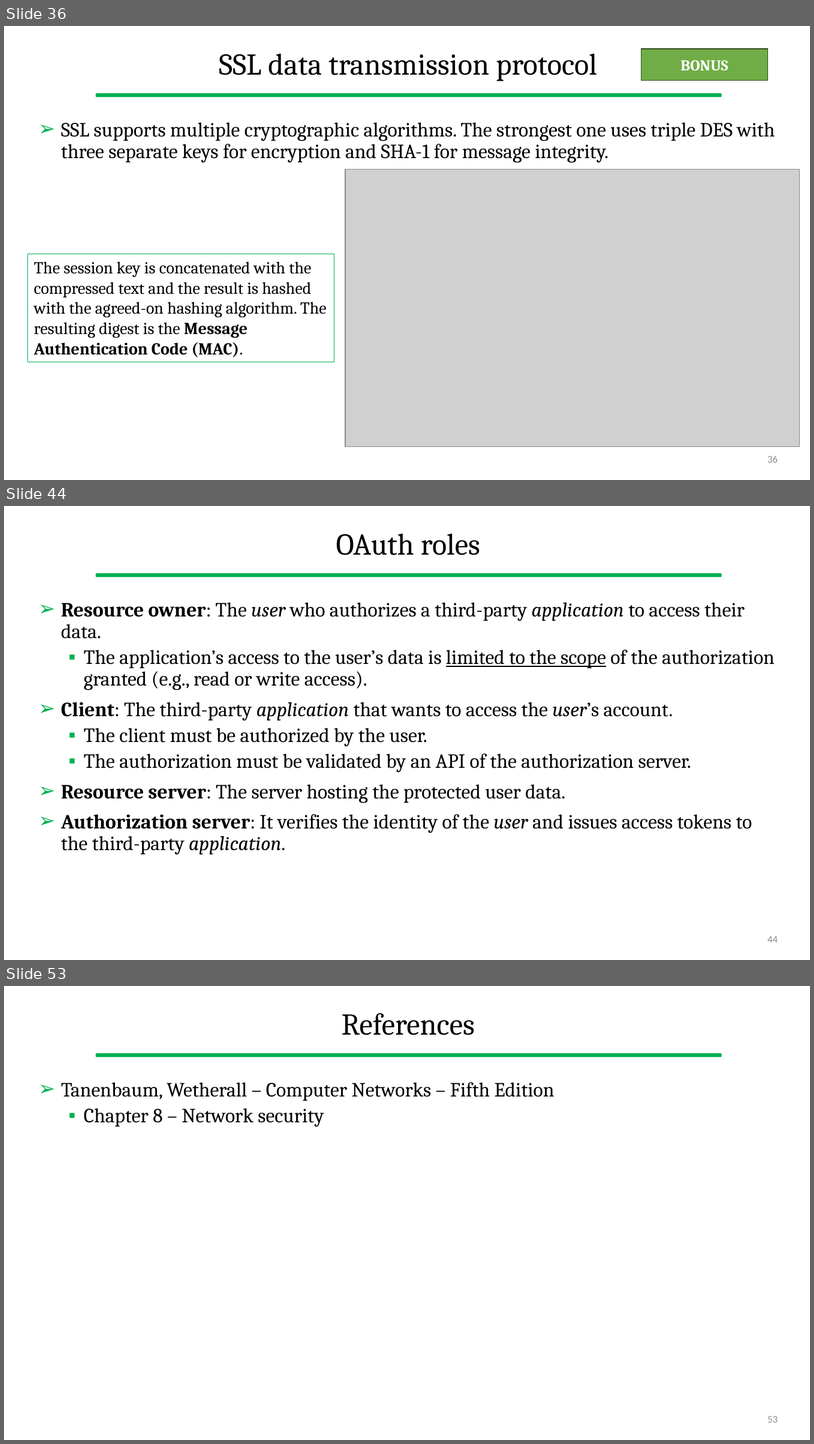
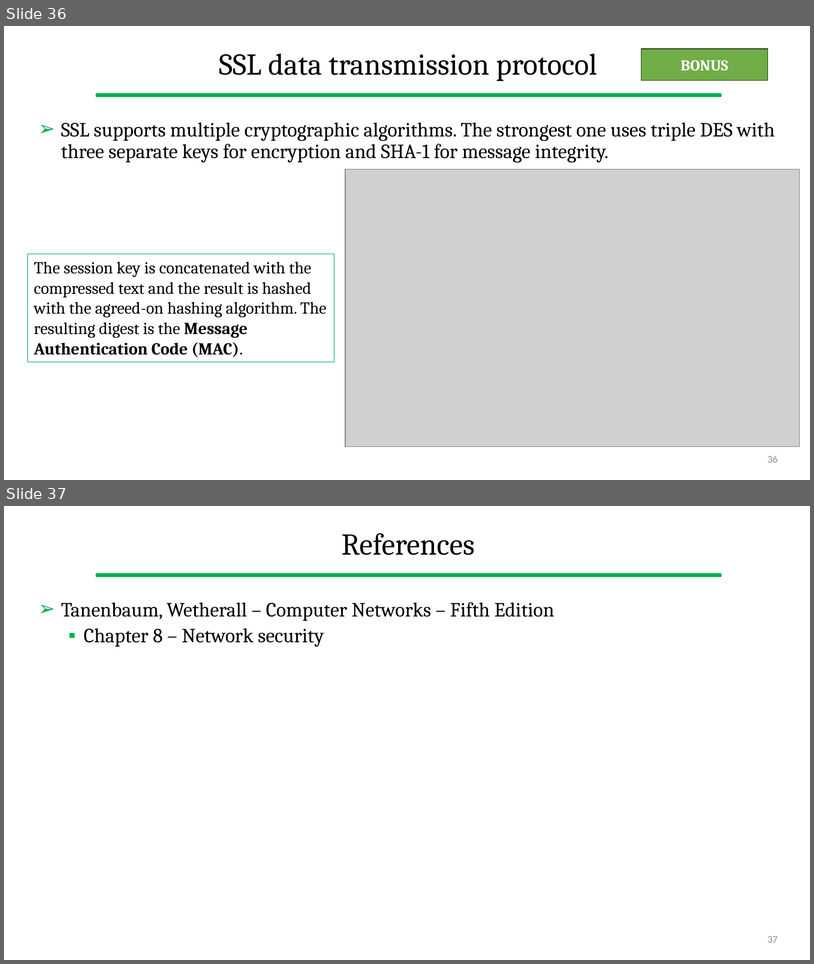
Before and after one commit to gcappon/bwthw, a slide deck: theory_08-elements_of_network_security/theory_08-elements_of_network_security.pptx. Shown one above the other, each under a label of ours: slides 36, 44 and 53 before the commit, slides 36 and 37 after it; the slides between them are not shown. The pictures are 814x1444 and 814x964 pixels, drawn with LibreOffice and Linux fonts; fonts in the diff are those of the drawing; grey boxes stand for pictures. Boxes give left, top, right and bottom in pixels: in the first picture for what was removed or moved away, otherwise in the second. Text is boxed around its words. In the diff, an @@ line names an element or a change of style, - is before the commit and + after.

```diff
--- a/theory_08-elements_of_network_security/theory_08-elements_of_network_security.pptx
+++ b/theory_08-elements_of_network_security/theory_08-elements_of_network_security.pptx
@@ slide 44 removed at bbox=[4, 506, 810, 960], background #FFFFFF; not listed: 1 template element that a slide beside it also shows @@
@@ title removed at bbox=[336, 534, 480, 555] @@
-OAuth roles
@@ text removed at bbox=[61, 602, 775, 855] @@
-➢ Resource owner: The user who authorizes a third-party application to access their data.
-  ▪ The application’s access to the user’s data is limited to the scope of the authorization granted (e.g., read or write access).
-➢ Client: The third-party application that wants to access the user’s account.
-  ▪ The client must be authorized by the user.
-  ▪ The authorization must be validated by an API of the authorization server.
-➢ Resource server: The server hosting the protected user data.
-➢ Authorization server: It verifies the identity of the user and issues access tokens to the third-party application.
@@ page number removed at bbox=[768, 936, 778, 942] @@
-44
@@ what was slide 53 is now slide 37 @@
@@ page number at bbox=[768, 936, 778, 942]: text changed @@
-53
+37
```
Also in this commit, not shown: 3 slides changed, 15 other slides removed, 9 other files.
